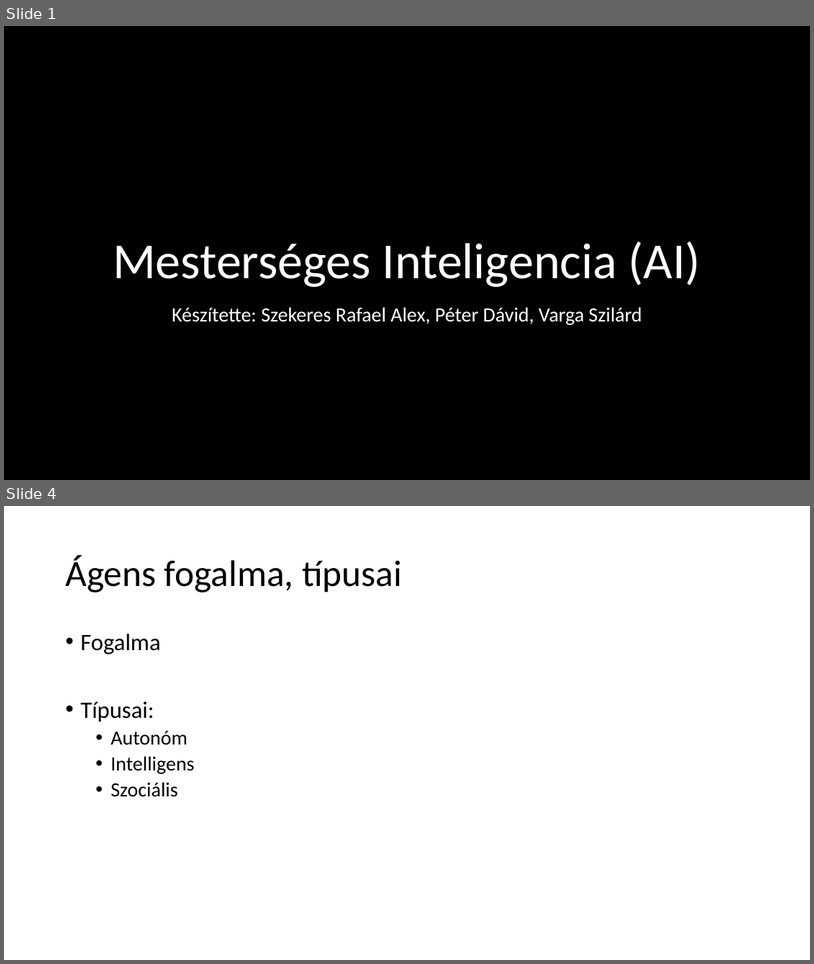
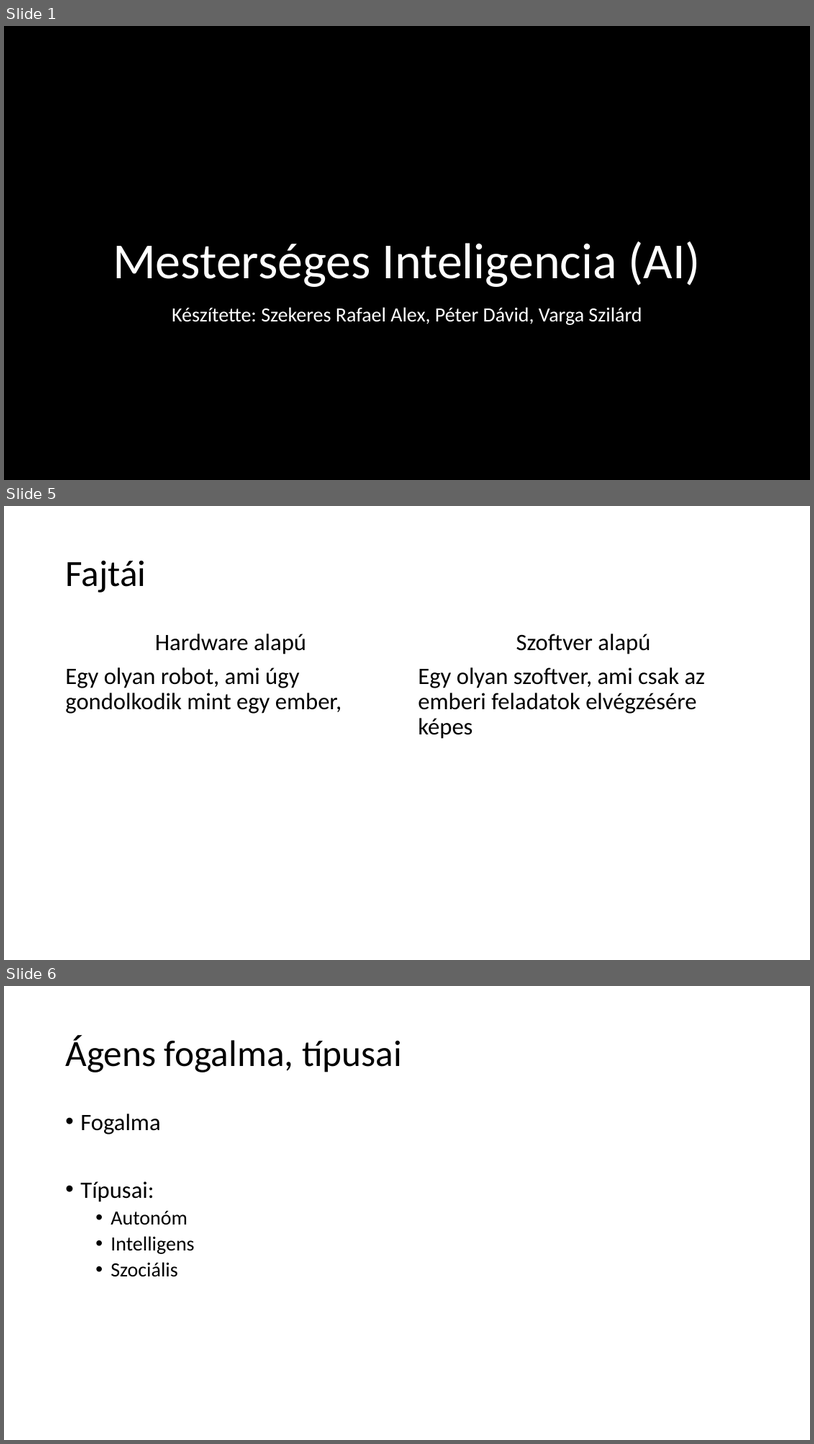
Before and after one commit to peterdaviid/ai-ppt, a slide deck: ai ppt.pptx. Shown one above the other, each under a label of ours: slides 1 and 4 before the commit, slides 1, 5 and 6 after it; the slides between them are not shown. The pictures are 814x964 and 814x1444 pixels, drawn with LibreOffice and Linux fonts; fonts in the diff are those of the drawing; background and template pictures are left out. Boxes give left, top, right and bottom in pixels: in the first picture for what was removed or moved away, otherwise in the second. Text is boxed around its words. In the diff, an @@ line names an element or a change of style, - is before the commit and + after.

Commit message:
ppt fejlesztes
Rafi: Fogalom, tortenet kiegeszitese, chatgpt elott / utan
Szilard: Gepi tanulas
Dávid: Jelenleg hol tart és mikre képes

```diff
--- a/ai ppt.pptx
+++ b/ai ppt.pptx
@@ slide 5 added at (4, 506, 810, 960), background #FFFFFF @@
@@ title added at (65, 560, 146, 592), 44 pt, text #000000 @@
+Fajtái
@@ text added at (65, 633, 342, 713), 28 pt, text #000000 @@
+Hardware alapú
+Egy olyan robot, ami úgy gondolkodik mint egy ember,
@@ text added at (418, 633, 706, 739), 28 pt, text #000000 @@
+Szoftver alapú
+Egy olyan szoftver, ami csak az emberi feladatok elvégzésére képes
@@ what was slide 4 is now slide 6 @@
```
Also in this commit, not shown: 5 slides changed, 1 other slide added.
